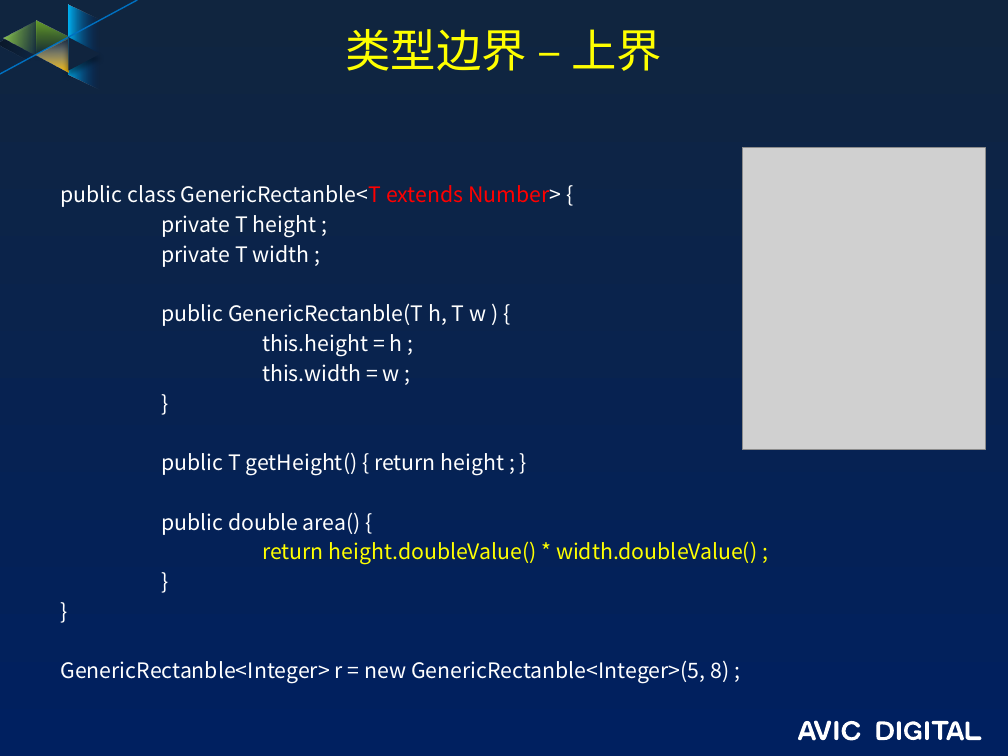
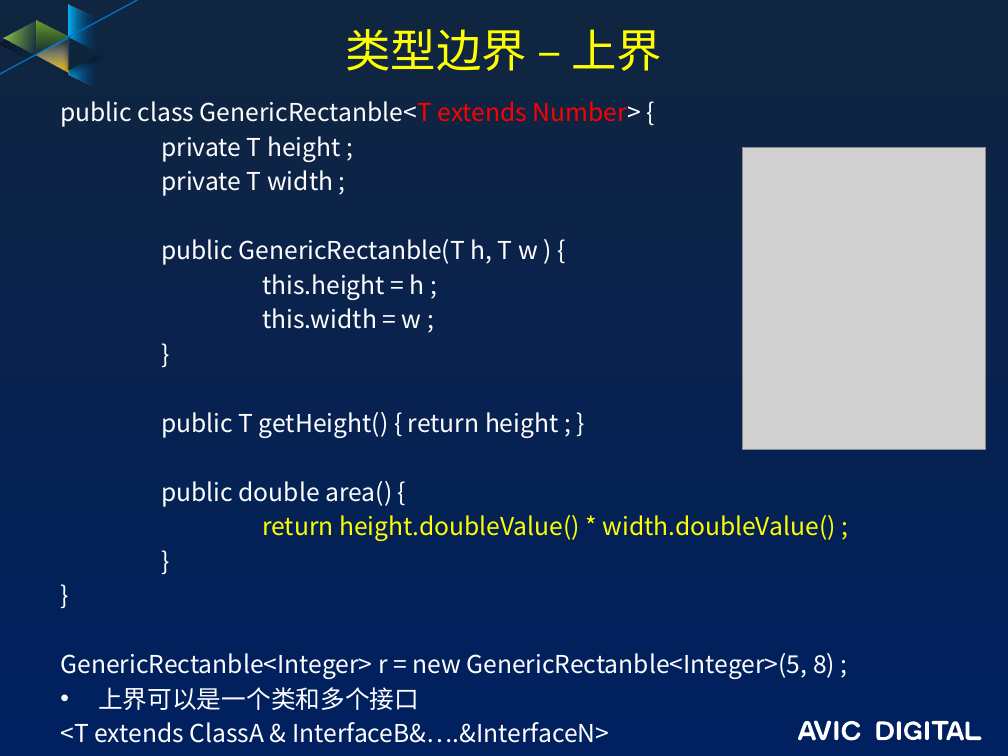
Before and after one commit to guofengzh/java-way, a slide deck: slide 7 of java/docs/06-java-泛型.pptx. Drawn at 1008x756 pixels with LibreOffice and Linux fonts; fonts in the diff are those of the drawing; grey boxes stand for pictures; background and template pictures are left out. Boxes give left, top, right and bottom in pixels: in the first picture for what was removed or moved away, otherwise in the second. Text is boxed around its words. In the diff, an @@ line names an element or a change of style, - is before the commit and + after.

```diff
--- a/java/docs/06-java-泛型.pptx
+++ b/java/docs/06-java-泛型.pptx
@@ text "public class GenericRectanble<T extends Number> ..." moved from (x1=60, y1=185, x2=757, y2=684) to (x1=60, y1=101, x2=836, y2=743) @@
@@ text at (x1=60, y1=101, x2=836, y2=679): size 15.2 to 17.6 pt in "public class GenericRectanble<T extends Number> {", "private T height ;", "private T width ;", "public GenericRectanble(T h, T w ) {" and 9 more places @@
@@ text at (x1=60, y1=687, x2=609, y2=743): paragraphs added @@
+• 上界可以是一个类和多个接口
+<T extends ClassA & InterfaceB&….&InterfaceN>
```
Also in this commit, not shown: 4 slides added, 1 slide removed.
